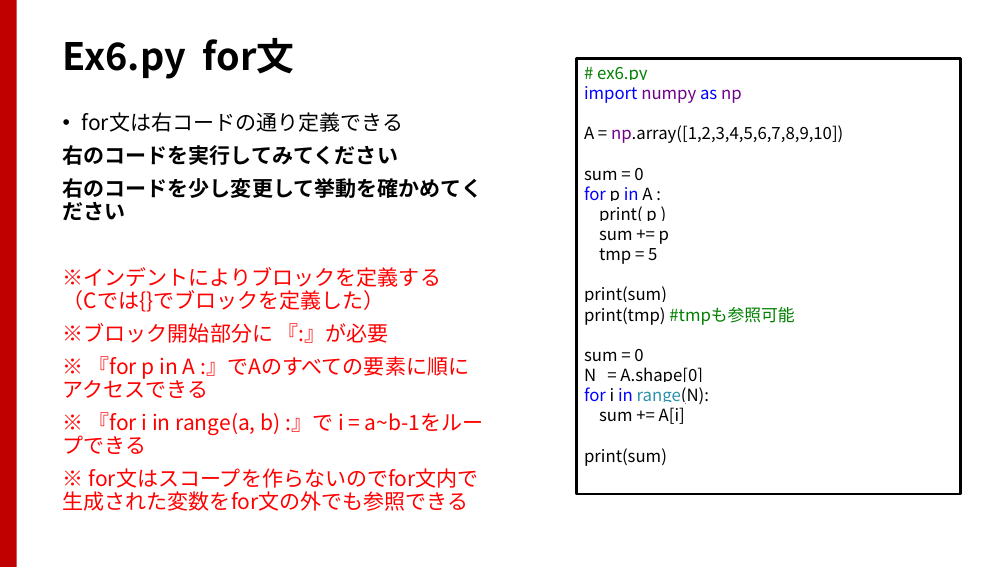
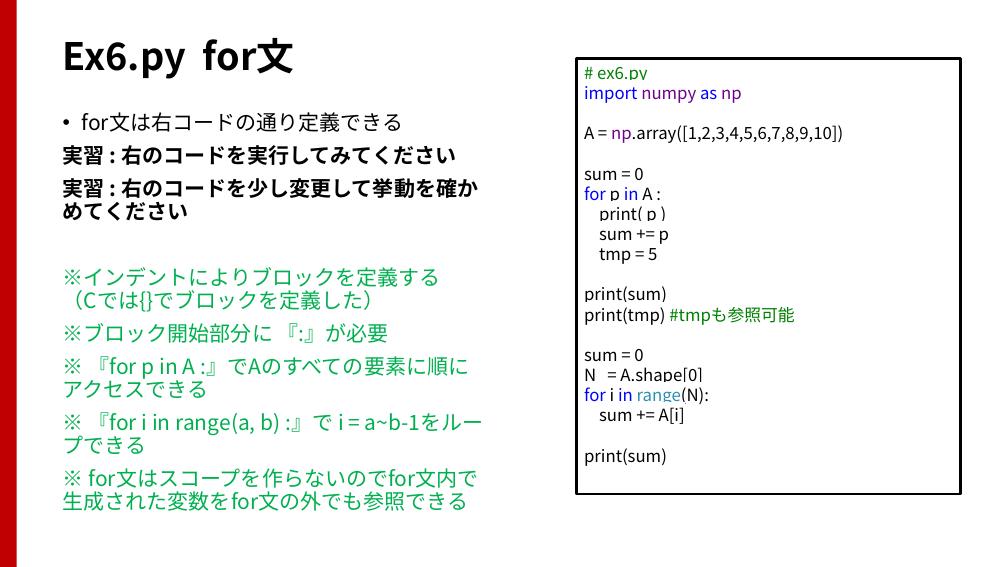
Before and after one commit to TakashiIjiri/TakashiIjiri.github.io, a slide deck: slide 16 of classes/dm2017/DigitalMedia2_13.pptx. Drawn at 1008x567 pixels with LibreOffice and Linux fonts; fonts in the diff are those of the drawing. Boxes give left, top, right and bottom in pixels: in the first picture for what was removed or moved away, otherwise in the second. Text is boxed around its words. In the diff, an @@ line names an element or a change of style, - is before the commit and + after.

```diff
--- a/classes/dm2017/DigitalMedia2_13.pptx
+++ b/classes/dm2017/DigitalMedia2_13.pptx
@@ text at box(63, 145, 478, 221): text changed @@
-右のコードを実行してみてください
-右のコードを少し変更して挙動を確かめてください
+実習 : 右のコードを実行してみてください
+実習 : 右のコードを少し変更して挙動を確かめてください
@@ text at box(63, 267, 484, 435): text colour #FF0000 to #00B050 in "※インデントによりブロックを定義する （Cでは{}でブロックを定義した）", "※ブロック開始部分に 『:』が必要", "※ 『for p in A :』でAのすべての要素に順にアクセスできる", "※ 『for i in range(a, b) :』で ..." and 1 more places @@
```
Also in this commit, not shown: 11 other slides changed, 2 other files.
